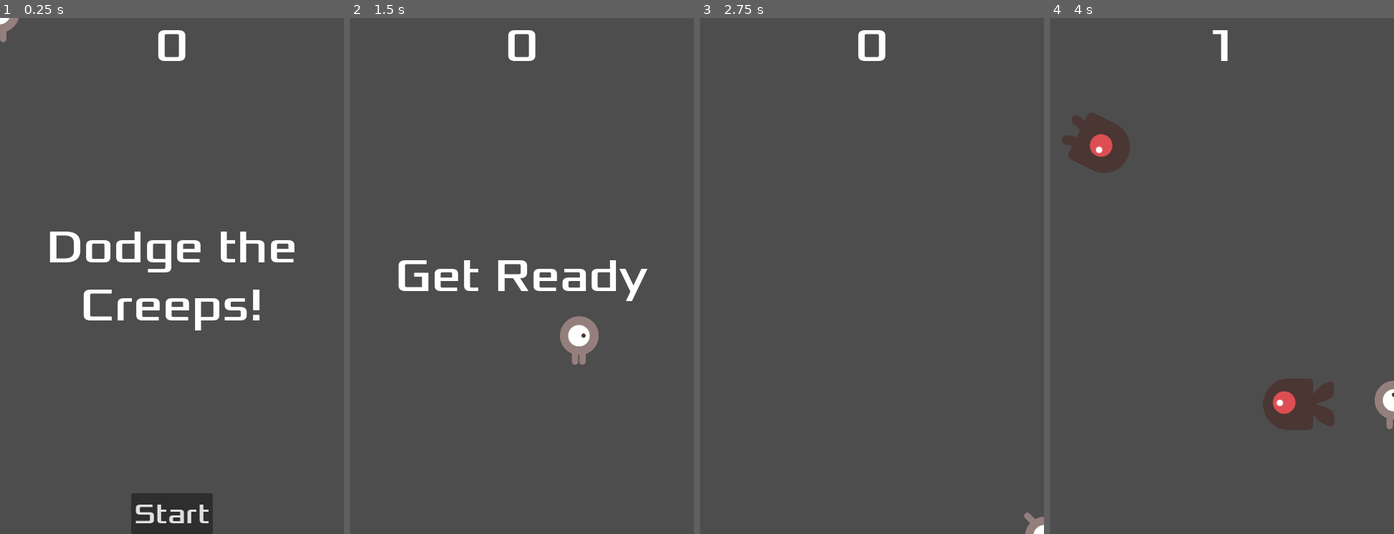
Above: before the commit, frames 1-4 (left to right).
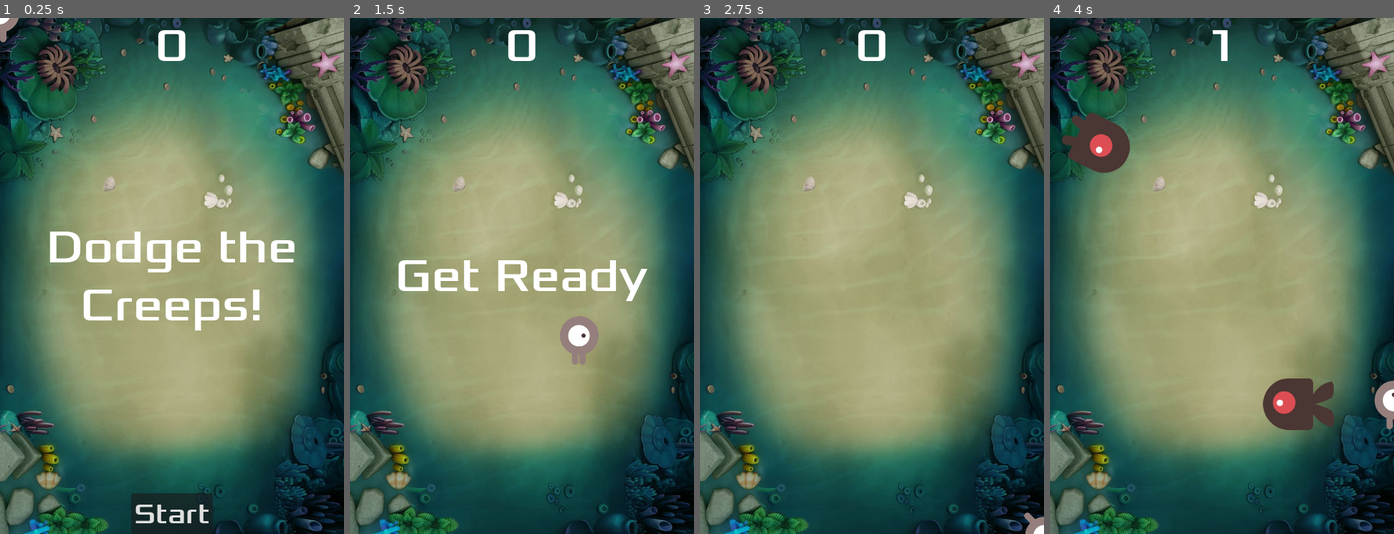
Above: after the commit, the same moments.

Repository: mrtk-gelo/GAMDES1_Marteja_Karl
Game: Godot game, scene res://main.tscn
Same seed, same stepped clock (60 frames per second), same inputs: the game is played once before the commit and once after it.
Inputs:
- Up to frame 1 (0.25 s): no input
- Up to frame 2 (1.5 s): click "Start" at 0.5 s; tap Enter at 1.25 s; hold D (move_right) from 1.28 s (still down)
- Up to frame 3 (2.75 s): release D (move_right) at 2.03 s; hold S (move_down) from 2.03 s (still down)
- Up to frame 4 (4 s): release S (move_down) at 2.78 s; hold D (move_right) 2.78-3.53 s; hold W (move_up) from 3.53 s (still down)

The runs differ from the first frame. In frame 1, 94% of the frame differs, in the area x 0-100%, y 0-100%; in frame 2, 95%; in frame 3, 97%; in frame 4, 94%.

Commit message:
Added a background

Diff:
--- a/the-creeper/main.tscn
+++ b/the-creeper/main.tscn
@@ -6,6 +6,7 @@
 [ext_resource type="PackedScene" uid="uid://b3wguecvjxmw7" path="res://hud.tscn" id="4_1bvp3"]
 [ext_resource type="AudioStream" uid="uid://nve61pk4uu7i" path="res://dodge_the_creeps_2d_assets/art/House In a Forest Loop.ogg" id="5_7mycd"]
 [ext_resource type="AudioStream" uid="uid://bw8hu6u2vpojc" path="res://dodge_the_creeps_2d_assets/art/gameover.wav" id="6_272bh"]
+[ext_resource type="Texture2D" uid="uid://cjdmyo7djsdsy" path="res://dodge_the_creeps_2d_assets/art/bg.png" id="7_272bh"]
 
 [sub_resource type="Curve2D" id="Curve2D_0xm2m"]
 _data = {
@@ -44,6 +45,12 @@
 [node name="DeathSound" type="AudioStreamPlayer2D" parent="." unique_id=1365363542]
 stream = ExtResource("6_272bh")
 
+[node name="Bg" type="Sprite2D" parent="." unique_id=1612666715]
+z_index = -1
+position = Vector2(239.50003, 361.00003)
+scale = Vector2(0.67361116, 0.56406254)
+texture = ExtResource("7_272bh")
+
 [connection signal="hit" from="Player" to="." method="_on_player_hit"]
 [connection signal="timeout" from="MobTimer" to="." method="_on_mob_timer_timeout"]
 [connection signal="timeout" from="ScoreTimer" to="." method="_on_score_timer_timeout"]
Binary file added: the-creeper/dodge_the_creeps_2d_assets/art/bg.png
Not shown, added: the-creeper/dodge_the_creeps_2d_assets/art/bg.png.import
